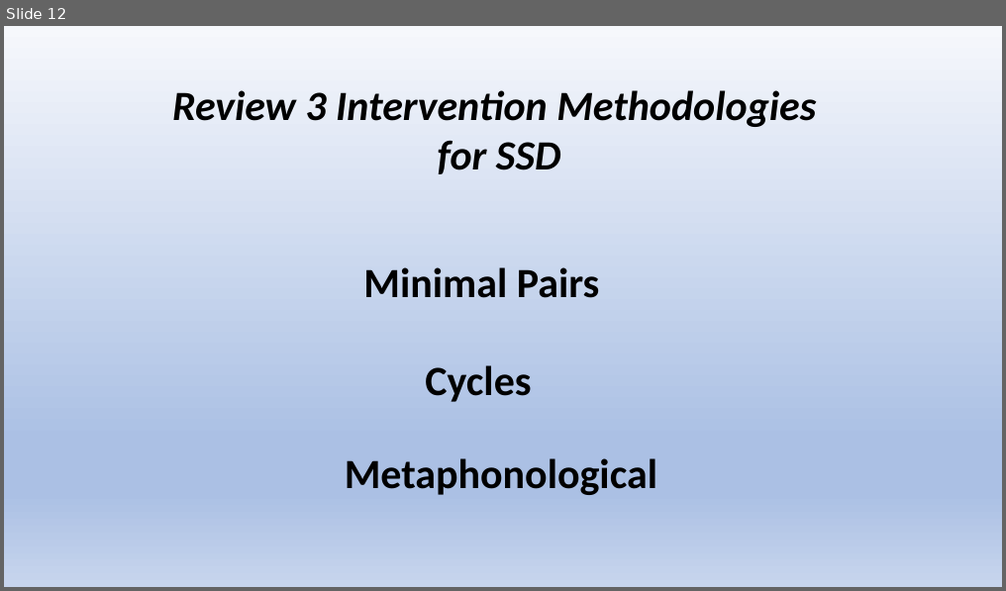
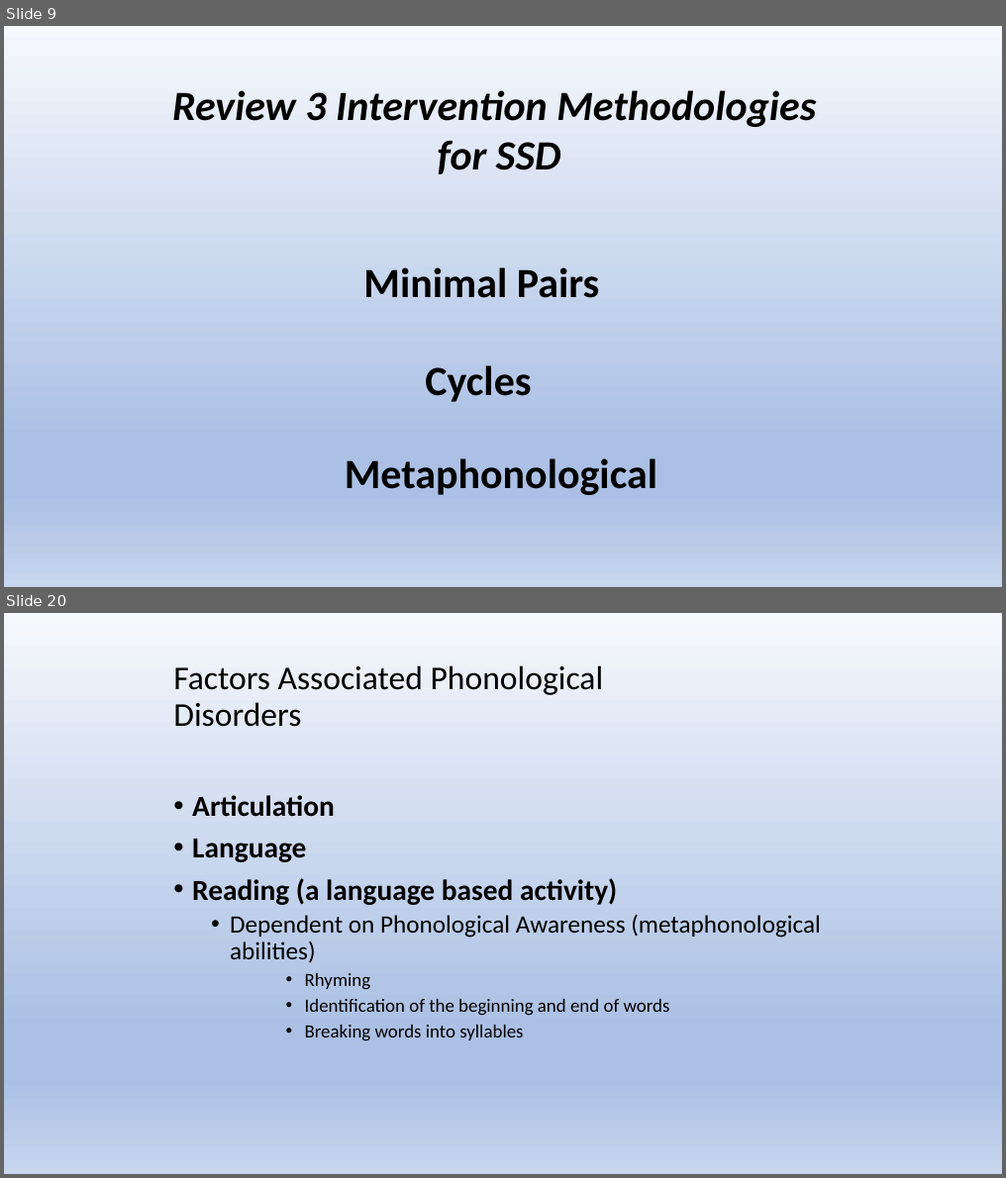
Before and after one commit to Jim-Wright90/cds431_sp22, a slide deck: slides/cds431_week2_1.pptx. Shown one above the other, each under a label of ours: slide 12 before the commit, slides 9 and 20 after it; the slides between them are not shown. The pictures are 1006x591 and 1006x1178 pixels, drawn with LibreOffice and Linux fonts; fonts in the diff are those of the drawing. Boxes give left, top, right and bottom in pixels: in the first picture for what was removed or moved away, otherwise in the second. Text is boxed around its words. In the diff, an @@ line names an element or a change of style, - is before the commit and + after.

```diff
--- a/slides/cds431_week2_1.pptx
+++ b/slides/cds431_week2_1.pptx
@@ slide 20 added at box(4, 613, 1002, 1174), background gradient #F6F8FC to #ABC0E4 to #C7D5ED @@
@@ title added at box(173, 665, 604, 727), 32 pt, text #000000 @@
+Factors Associated Phonological Disorders
@@ text added at box(192, 795, 821, 1042), 18 pt, text #000000 @@
+• Articulation
+• Language
+• Reading (a language based activity)
+  • Dependent on Phonological Awareness (metaphonological abilities)
+      • Rhyming
+      • Identification of the beginning and end of words
+      • Breaking words into syllables
@@ what was slide 12 is now slide 9 @@
```
Also in this commit, not shown: 25 other slides added, 3 slides removed, 3 other files.
